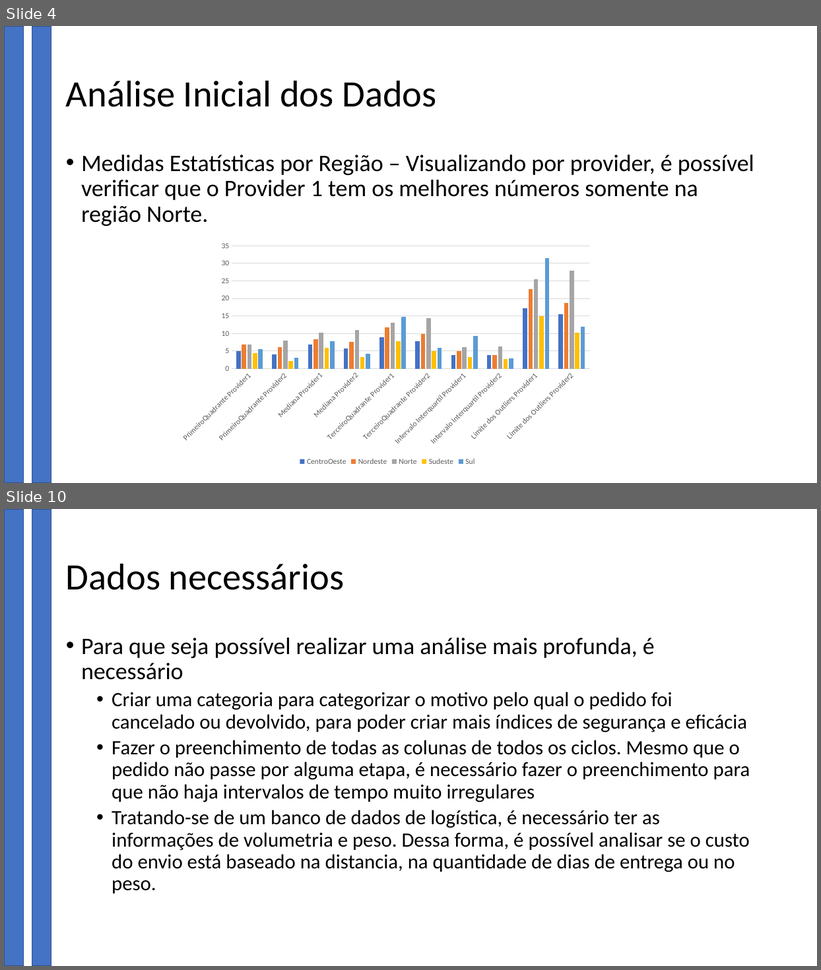
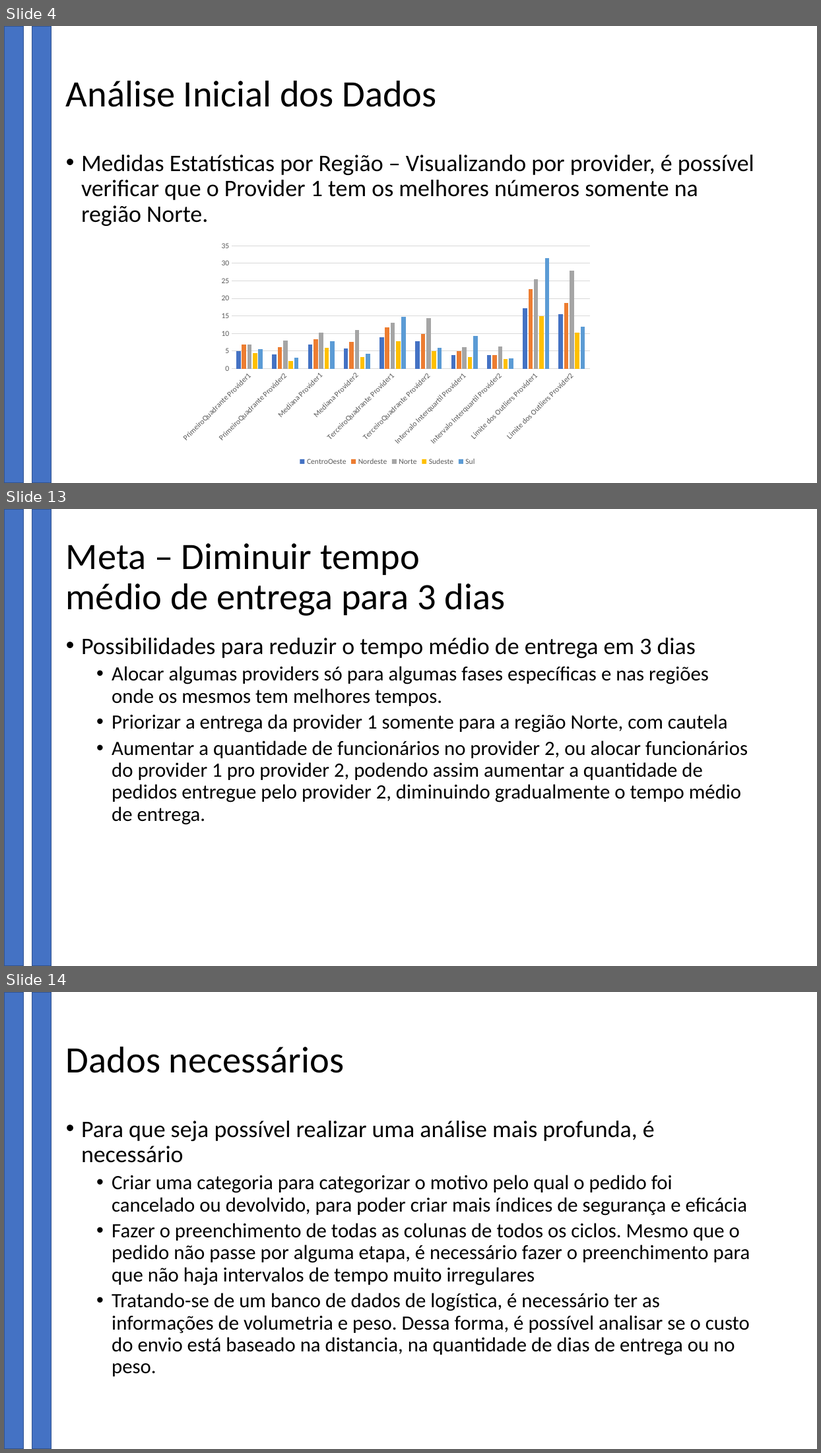
Before and after one commit to b4h14/Logistics-test, a slide deck: Apresentacao.pptx. Shown one above the other, each under a label of ours: slides 4 and 10 before the commit, slides 4, 13 and 14 after it; the slides between them are not shown. The pictures are 821x970 and 821x1453 pixels, drawn with LibreOffice and Linux fonts; fonts in the diff are those of the drawing; background and template pictures are left out. Boxes give left, top, right and bottom in pixels: in the first picture for what was removed or moved away, otherwise in the second. Text is boxed around its words. In the diff, an @@ line names an element or a change of style, - is before the commit and + after.

```diff
--- a/Apresentacao.pptx
+++ b/Apresentacao.pptx
@@ slide 13 added at (4, 509, 817, 966), background #FFFFFF; not listed: 2 template elements that a slide beside it also shows @@
@@ title added at (66, 543, 505, 616), 44 pt, text #000000 @@
+Meta – Diminuir tempo médio de entrega para 3 dias
@@ text added at (81, 638, 748, 825), 24 pt, text #000000 @@
+• Possibilidades para reduzir o tempo médio de entrega em 3 dias
+  • Alocar algumas providers só para algumas fases específicas e nas regiões onde os mesmos tem melhores tempos.
+  • Priorizar a entrega da provider 1 somente para a região Norte, com cautela
+  • Aumentar a quantidade de funcionários no provider 2, ou alocar funcionários do provider 1 pro provider 2, podendo assim aumentar a quantidade de pedidos entregue pelo provider 2, diminuindo gradualmente o tempo médio de entrega.
@@ what was slide 10 is now slide 14 @@
```
Also in this commit, not shown: 5 slides changed, 3 other slides added.
